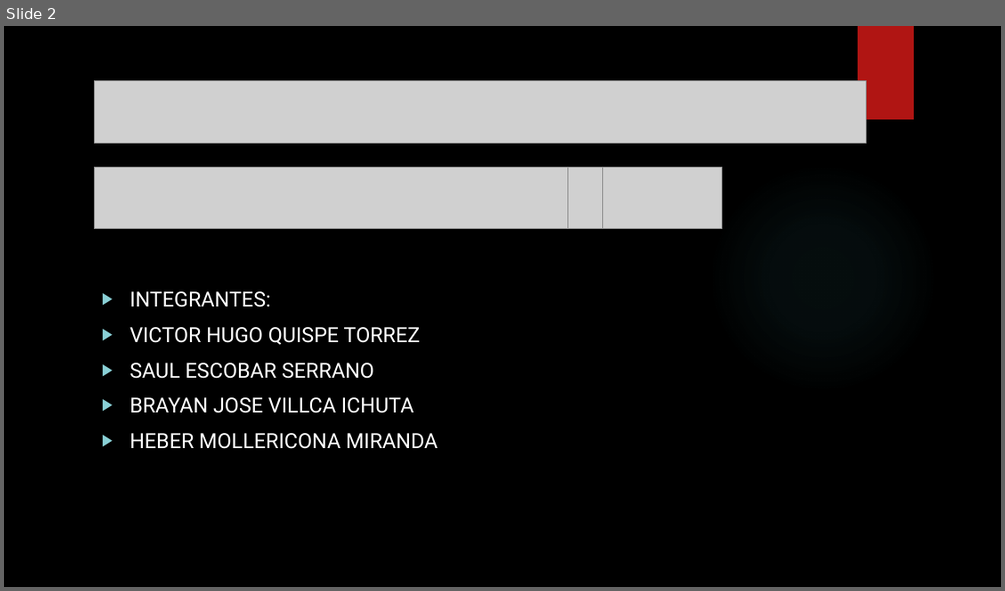
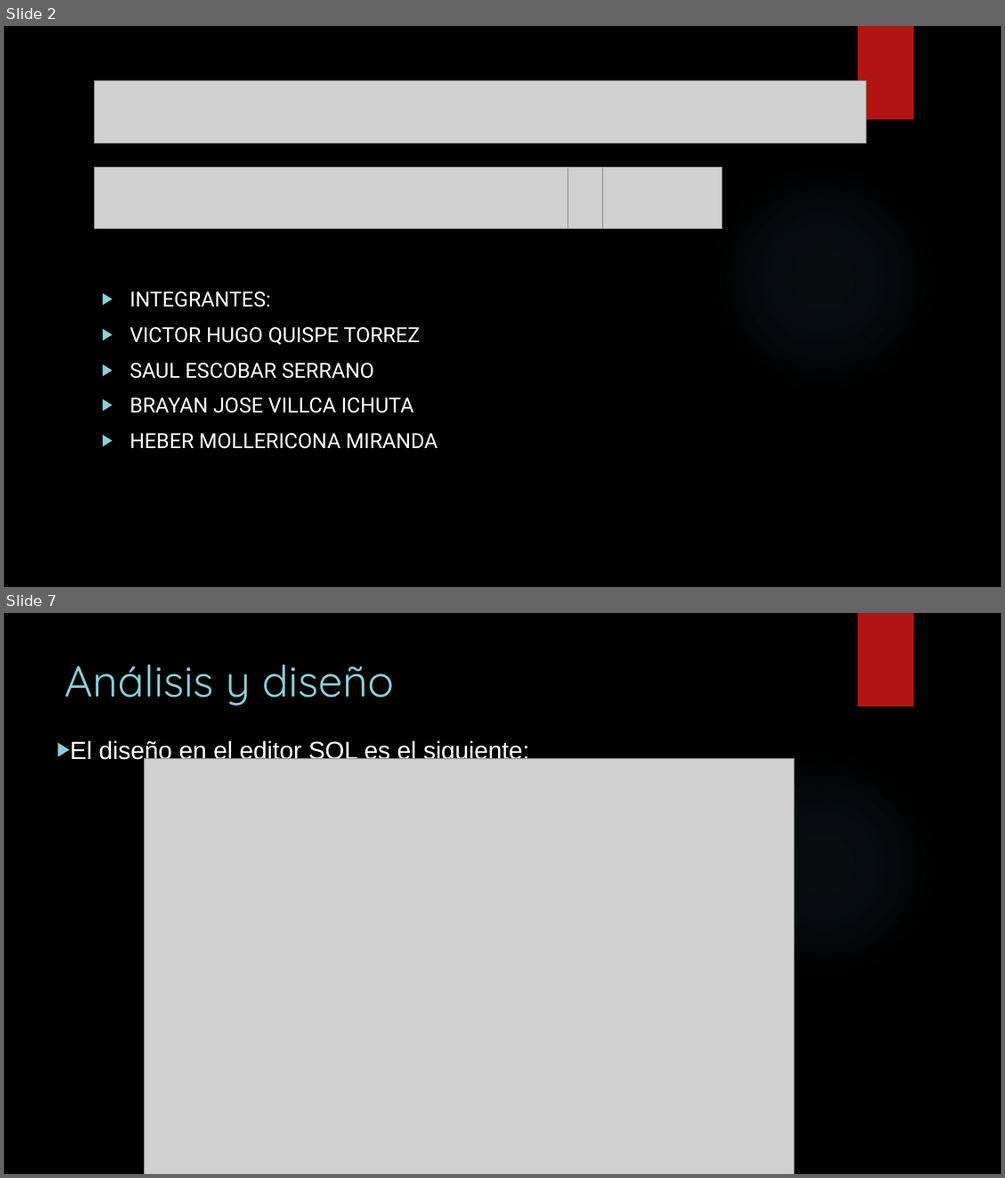
Before and after one commit to VictorQuispe19/BaseDeDatos1, a slide deck: Hito5/ProyectoFinal/PROY_BASE_DE_DATOS.pptx. Shown one above the other, each under a label of ours: slide 2 before the commit, slides 2 and 7 after it; the slides between them are not shown. The pictures are 1005x591 and 1005x1178 pixels, drawn with LibreOffice and Linux fonts; fonts in the diff are those of the drawing; grey boxes stand for pictures; background and template pictures are left out. Boxes give left, top, right and bottom in pixels: in the first picture for what was removed or moved away, otherwise in the second. Text is boxed around its words. In the diff, an @@ line names an element or a change of style, - is before the commit and + after.

```diff
--- a/Hito5/ProyectoFinal/PROY_BASE_DE_DATOS.pptx
+++ b/Hito5/ProyectoFinal/PROY_BASE_DE_DATOS.pptx
@@ slide 7 added at <box>4,613,1001,1174</box>, background picture (left out); not listed: 2 template elements that a slide beside it also shows @@
@@ title added at <box>65,664,394,706</box>, 42 pt, text #8AD0D6 @@
+Análisis y diseño
@@ text added at <box>70,739,529,763</box>, 24 pt, text #FFFFFF @@
+▶ El diseño en el editor SQL es el siguiente:
@@ picture added at <box>144,758,793,1174</box> @@
```
Also in this commit, not shown: 3 slides changed, 6 other slides added, 5 slides removed, 2 other files.
